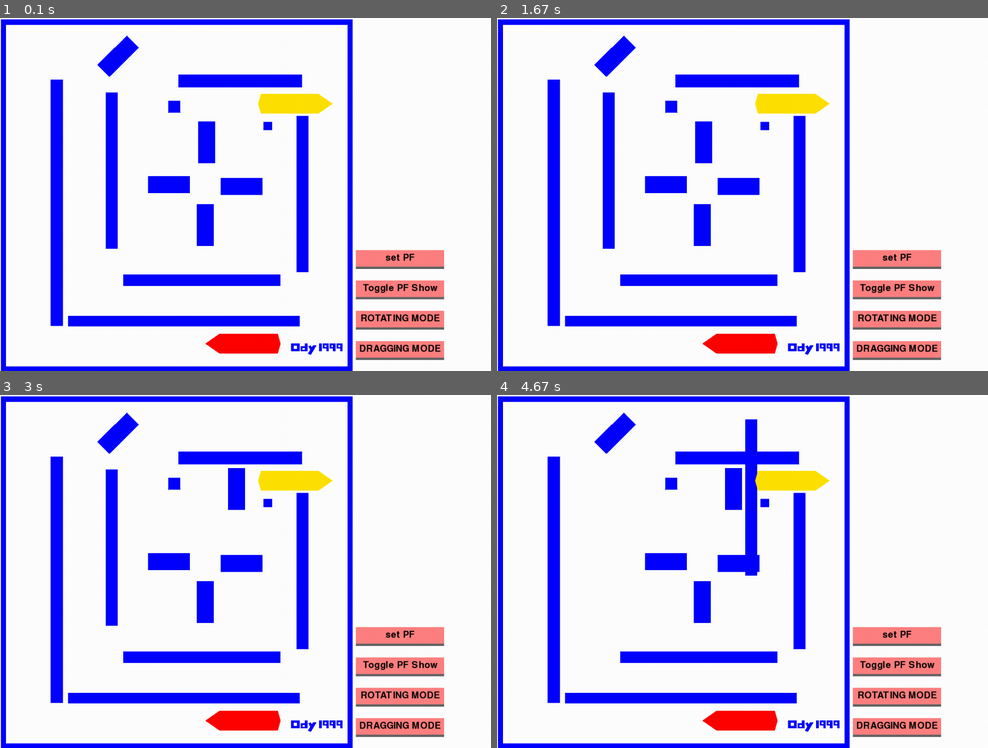
Above: before the commit, frames 1-4 (two rows, left to right).
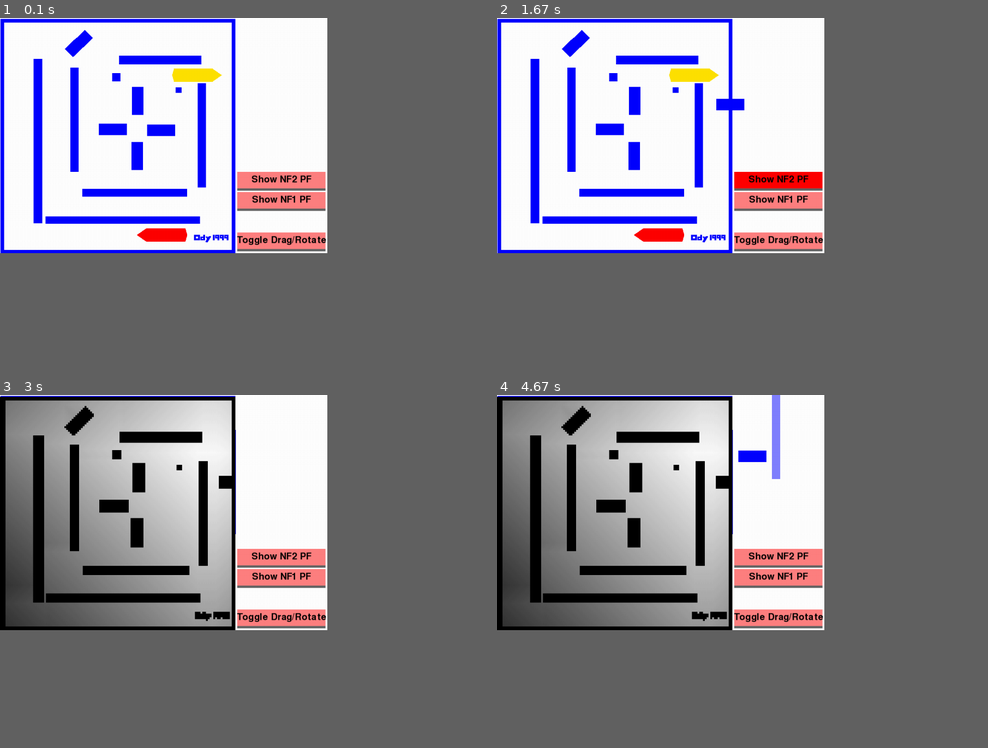
Above: after the commit, the same moments.

Repository: yuanhenglee/Motion-Planning-with-Pygame
Game: pygame game, started from BFPGame/run.py
The game is run twice, just before and just after one commit, with the same random seed, the same clock (stepped at 60 frames per second) and the same inputs.
Inputs (mouse positions are in pixels of both pictures, inside the frame that each line leads up to):
- Up to frame 1 (0.1 s): no input
- Up to frame 2 (1.67 s): click (776, 201) at 0.38 s, where only the run after the commit has a clickable "Show NF1 PF"; press the mouse at (659, 130) at 0.7 s; move the mouse to (693, 116) at 0.8 s; release the mouse at (727, 102) at 0.93 s; click (776, 201) at 1.15 s, where only the run after the commit has a clickable "Show NF1 PF"; click (776, 180) at 1.55 s, where only the run after the commit has a clickable "Show NF2 PF"
- Up to frame 3 (3 s): press the mouse at (112, 455) at 1.87 s; move the mouse to (88, 444) at 1.97 s; release the mouse at (63, 433) at 2.1 s; press the mouse at (230, 479) at 2.37 s; move the mouse to (166, 539) at 2.47 s; release the mouse at (108, 596) at 2.6 s; press the mouse at (201, 511) at 2.73 s; move the mouse to (216, 497) at 2.83 s; release the mouse at (230, 483) at 2.97 s
- Up to frame 4 (4.67 s): press the mouse at (609, 504) at 3.1 s; move the mouse to (678, 479) at 3.2 s; move the mouse to (752, 455) at 3.3 s; release the mouse at (752, 455) at 3.33 s; press the mouse at (673, 465) at 3.43 s; move the mouse to (659, 455) at 3.53 s; move the mouse to (639, 440) at 3.63 s; release the mouse at (639, 440) at 3.67 s; press the mouse at (776, 617) at 3.77 s; move the mouse to (683, 571) at 3.87 s; move the mouse to (595, 522) at 3.97 s; release the mouse at (595, 522) at 4 s; press the mouse at (634, 532) at 4.1 s; move the mouse to (654, 490) at 4.2 s; move the mouse to (678, 447) at 4.3 s; release the mouse at (678, 447) at 4.33 s; press the mouse at (570, 497) at 4.43 s; move the mouse to (673, 462) at 4.53 s; move the mouse to (776, 426) at 4.63 s
In our replay, the window is 900x647 before the commit and 600x431 after it. These sizes can differ from the game's own. Grey fills any space a smaller window leaves; there, only what the larger window draws over its background counts as a difference.

The runs differ from the first frame. In frame 1, 26% of the frame differs, in the area x 0-91%, y 0-100%; in frame 2, 26%; in frame 3, 47%; in frame 4, 48%.

Commit message:
button fix & NF2 added

Diff:
--- a/BFPGame/run.py
+++ b/BFPGame/run.py
@@ -25,29 +25,42 @@
 
 def set_mode_drag():
     globals.mode = 'drag'
-    # print("SET DRAG")
+    print("SET DRAG")
 
 
 def set_mode_rotate():
     globals.mode = 'rotate'
-    # print("SET ROTATION")
+    print("SET ROTATION")
 
-def toggle_show_obstacle_bitmap():
+def toggle_drag_rotate():
+    if globals.mode == 'drag':
+        set_mode_rotate()
+    else:
+        set_mode_drag()
+
+def set_NF1_PF():
+    globals.obstacles_bitmap = utils.new_obstacles_bitmap( obstacles )
+    pf1 = PotentialField()
+    pf2 = PotentialField()
+    pf1.mark_NF1( robots[0].robot_goal.get_abs_round_point()[0] )
+    pf2.mark_NF1( robots[0].robot_goal.get_abs_round_point()[1] )
+    globals.pf = pf1 + pf2
     globals.show_bitmap = not globals.show_bitmap
 
-def set_PF():
+def set_NF2_PF():
     globals.obstacles_bitmap = utils.new_obstacles_bitmap( obstacles )
     pf1 = PotentialField()
-    pf1.mark_NF1( robots[0].robot_goal.get_abs_round_point()[0] )
     pf2 = PotentialField()
-    pf2.mark_NF1( robots[0].robot_goal.get_abs_round_point()[1] )
+    pf1.mark_NF2( robots[0].robot_goal.get_abs_round_point()[0] )
+    pf2.mark_NF2( robots[0].robot_goal.get_abs_round_point()[1] )
     globals.pf = pf1 + pf2
+    globals.show_bitmap = not globals.show_bitmap
 
-# init ppygame window
+# init pygame window
 pygame.init()
 gameDisplay = pygame.display.set_mode(
     (178*utils.multiplier, 128*utils.multiplier))
-pygame.display.set_caption('BFP Demo')
+pygame.display.set_caption('GRA Demo')
 
 # init variables
 running = True
@@ -67,14 +80,14 @@
 # Y: 128 = 20*6
 # button size: 192, 36
 # button space: 200, 40
-all_objects.add(gui.Button('DRAGGING MODE', 192, 36,
-                utils.world2Canvas((129, 10)), 5, set_mode_drag))
-all_objects.add(gui.Button('ROTATING MODE', 192, 36,
-                utils.world2Canvas((129, 21)), 5, set_mode_rotate))
-all_objects.add(gui.Button('Toggle PF Show', 192, 36,
-                utils.world2Canvas((129, 32)), 5, toggle_show_obstacle_bitmap))
-all_objects.add(gui.Button('set PF', 192, 36,
-                utils.world2Canvas((129, 43)), 5, set_PF))
+all_objects.add(gui.Button('Toggle Drag/Rotate', 192, 36,
+                utils.world2Canvas((129, 10)), 5, toggle_drag_rotate))
+# all_objects.add(gui.Button('Reset', 192, 36,
+#                 utils.world2Canvas((129, 21)), 5, init_window))
+all_objects.add(gui.Button('Show NF1 PF', 192, 36,
+                utils.world2Canvas((129, 32)), 5, set_NF1_PF))
+all_objects.add(gui.Button('Show NF2 PF', 192, 36,
+                utils.world2Canvas((129, 43)), 5, set_NF2_PF))
 
 
 
--- a/BFPGame/utils.py
+++ b/BFPGame/utils.py
@@ -3,8 +3,8 @@
 from numpy.core.numeric import cross
 
 
-# scale from 128*128 to 6 times bigger
-multiplier = 6
+# scale from 128*128 to 4 times bigger
+multiplier = 4
 
 
 def world2Canvas(vertex):
@@ -123,7 +123,7 @@
             for c in obstacle.convex:
                 # mark where obstacle are
                 for point in convex_boundaries(c):
-                    print(point)
+                    # print(point)
                     obstacles_bitmap[point[0]][point[1]] = 255
     return obstacles_bitmap
 
